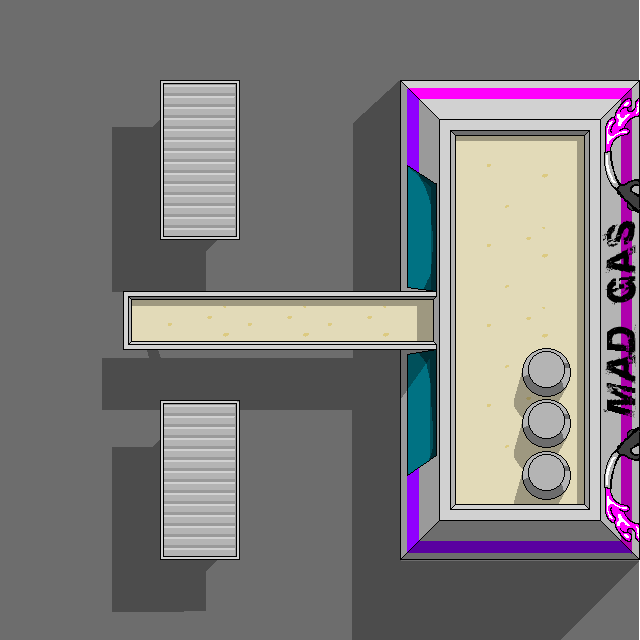
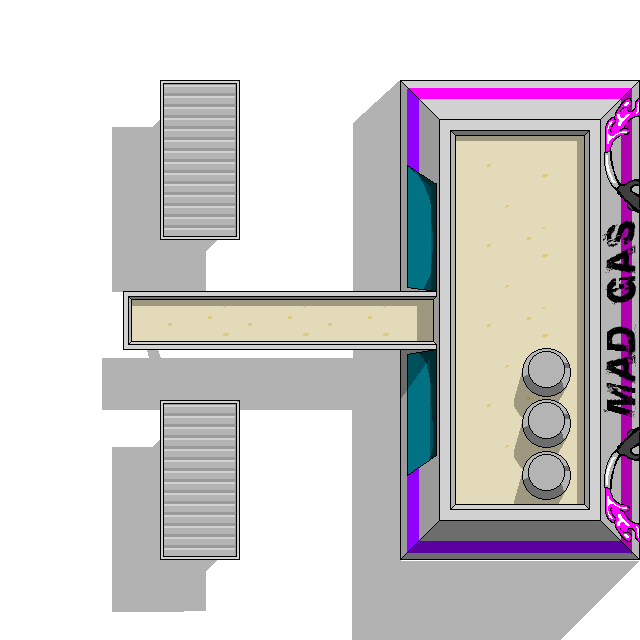
Before/after of a 640 x 640 layered artwork. What changed in the layer stack:
removed layer "Layer 3" over [0, 0, 639, 640]
